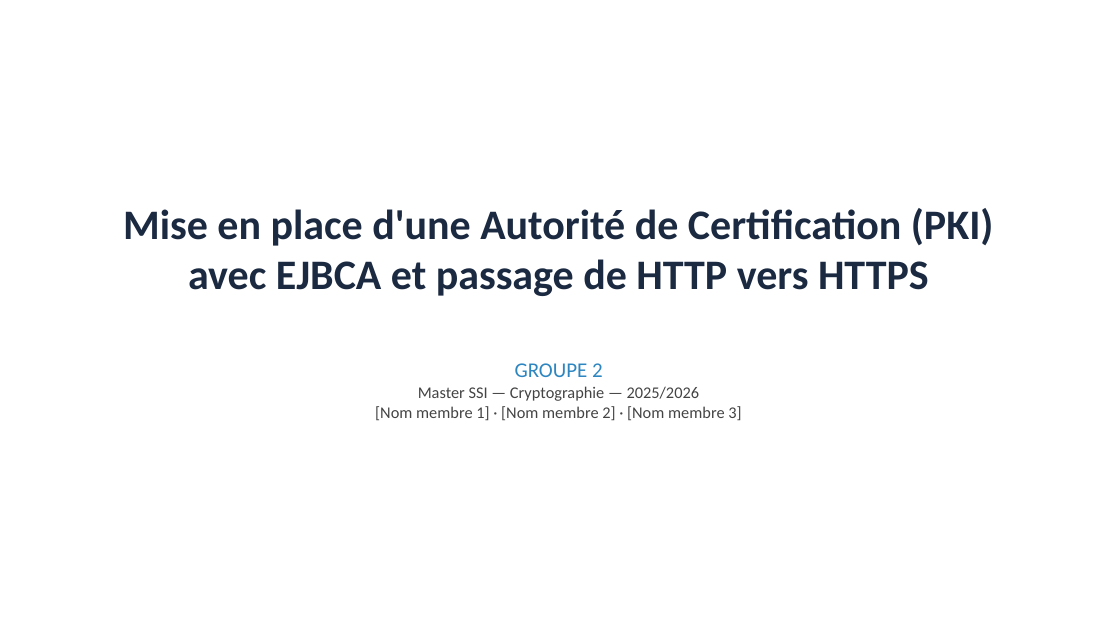
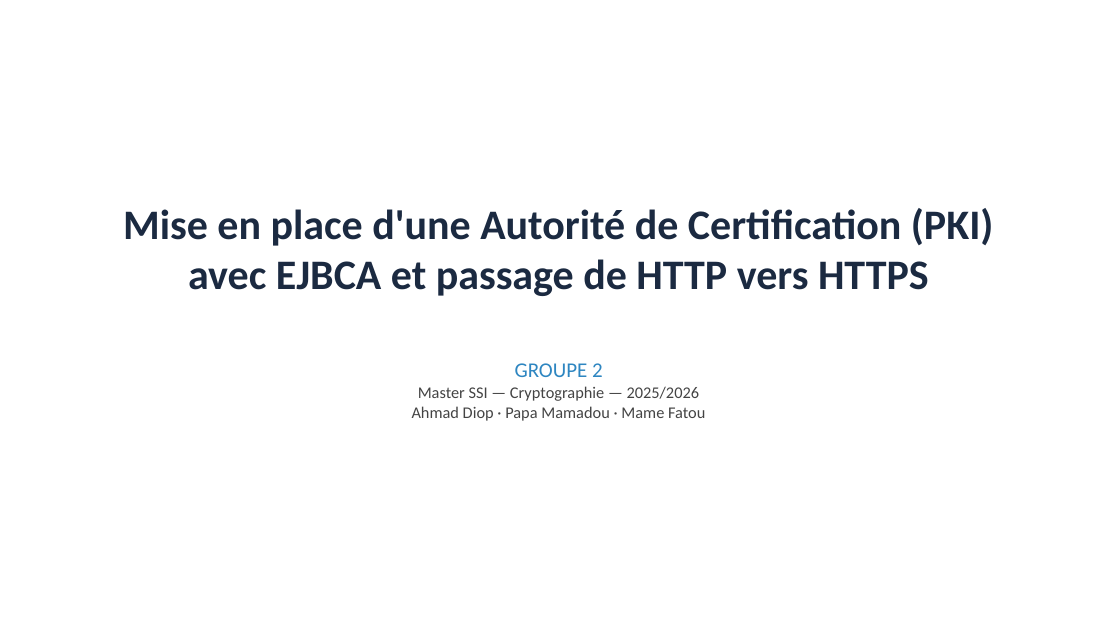
Before and after one commit to benzenepc-dev/Crypto_PKI, a slide deck: slide 1 of GROUPE-2/Presentation_PKI_EJBCA_GROUPE-2.pptx. Drawn at 1120x630 pixels with LibreOffice and Linux fonts; fonts in the diff are those of the drawing. Boxes give left, top, right and bottom in pixels: in the first picture for what was removed or moved away, otherwise in the second. Text is boxed around its words. In the diff, an @@ line names an element or a change of style, - is before the commit and + after.

Commit message:
Assign team members to branches and update deliverables
Ahmad Diop -> pki-ejbca-setup, Papa Mamadou -> webserver-https-migration,
Mame Fatou -> docs-rapport-tests. Updated README, repartition-des-taches,
and the generated Word/PPT with real names.

```diff
--- a/GROUPE-2/Presentation_PKI_EJBCA_GROUPE-2.pptx
+++ b/GROUPE-2/Presentation_PKI_EJBCA_GROUPE-2.pptx
@@ text at [412, 406, 705, 421]: text changed @@
-[Nom membre 1] · [Nom membre 2] · [Nom membre 3]
+Ahmad Diop · Papa Mamadou · Mame Fatou
```
Also in this commit, not shown: 4 other files.
